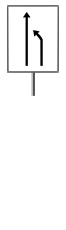
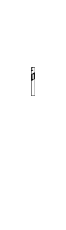
Two versions of the same layered image (w=66, h=230). Layer-by-layer changes:
hid "Spur_endet", painted on it over bbox(7, 5, 59, 73)
added layer "Ebene 4" above "Ebene 3" over bbox(31, 67, 35, 96)
hid "Ebene 3" over bbox(31, 72, 35, 96)
